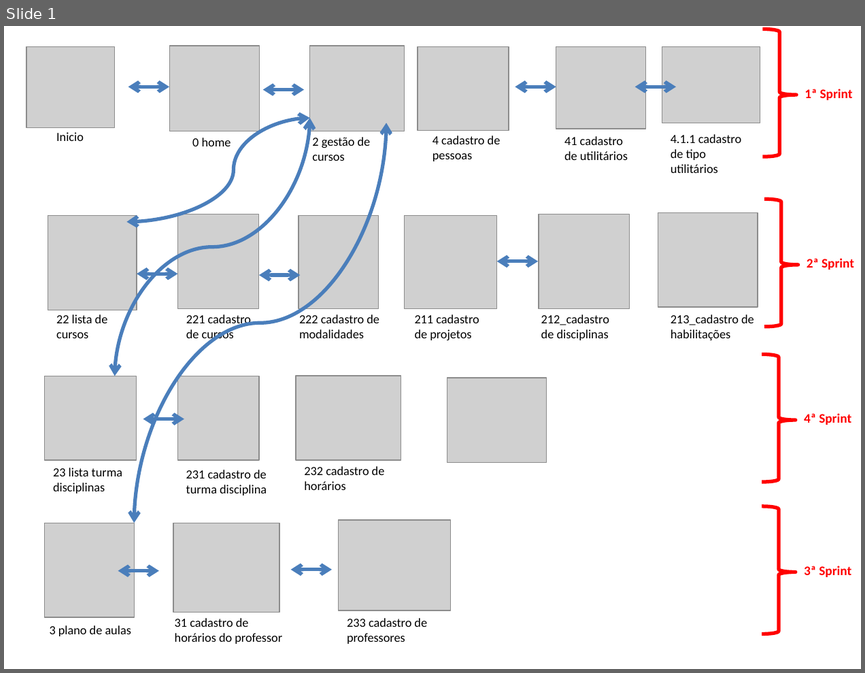
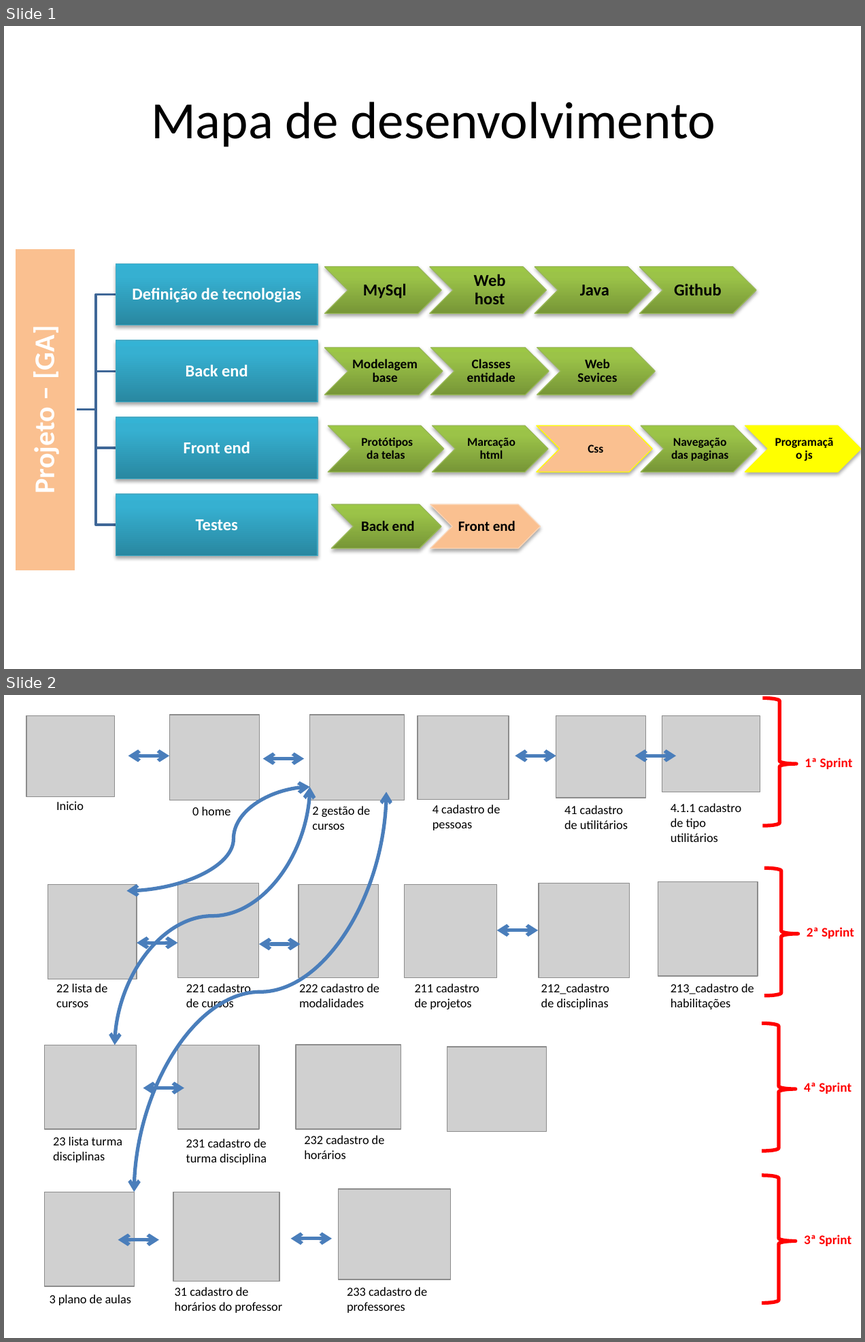
Before and after one commit to Neimarmg/P2T, a slide deck: 2018-1/TF/Telas sequenciais do sistema/Fluxo geral do sistema.pptm. Shown one above the other, each under a label of ours: slide 1 before the commit, slides 1 and 2 after it. The pictures are 865x673 and 865x1342 pixels, drawn with LibreOffice and Linux fonts; fonts in the diff are those of the drawing; grey boxes stand for pictures. Boxes give left, top, right and bottom in pixels: in the first picture for what was removed or moved away, otherwise in the second. Text is boxed around its words. In the diff, an @@ line names an element or a change of style, - is before the commit and + after.

Commit message:
Finalização  das paginas html e inicio do JS

```diff
--- a/2018-1/TF/Telas sequenciais do sistema/Fluxo geral do sistema.pptm
+++ b/2018-1/TF/Telas sequenciais do sistema/Fluxo geral do sistema.pptm
@@ slide 1 added at (4,26,861,669), background #FFFFFF @@
@@ title added at (151,101,715,147), 44 pt, text #000000 @@
+Mapa de desenvolvimento
@@ group added at (324,267,756,313): 4 chevrons, 4 texts @@
+MySql
+Web host
+Java
+Github
@@ group added at (324,347,655,395): 3 chevrons, 3 texts @@
+Modelagem base
+Classes entidade
+Web Sevices
@@ group added at (328,425,861,471): 5 chevrons, 5 texts @@
+Protótipos da telas
+Marcação html
+Css
+Navegação das paginas
+Programação js
@@ group added at (14,248,317,571): 5 rectangles, 5 texts, 4 freeform shapes @@
+Projeto – [GA]
+Definição de tecnologias
+Back end
+Front end
+Testes
@@ group added at (331,504,541,548): 2 chevrons, 2 texts @@
+Back end
+Front end
@@ what was slide 1 is now slide 2 @@
```
Also in this commit, not shown: 50 other files.
